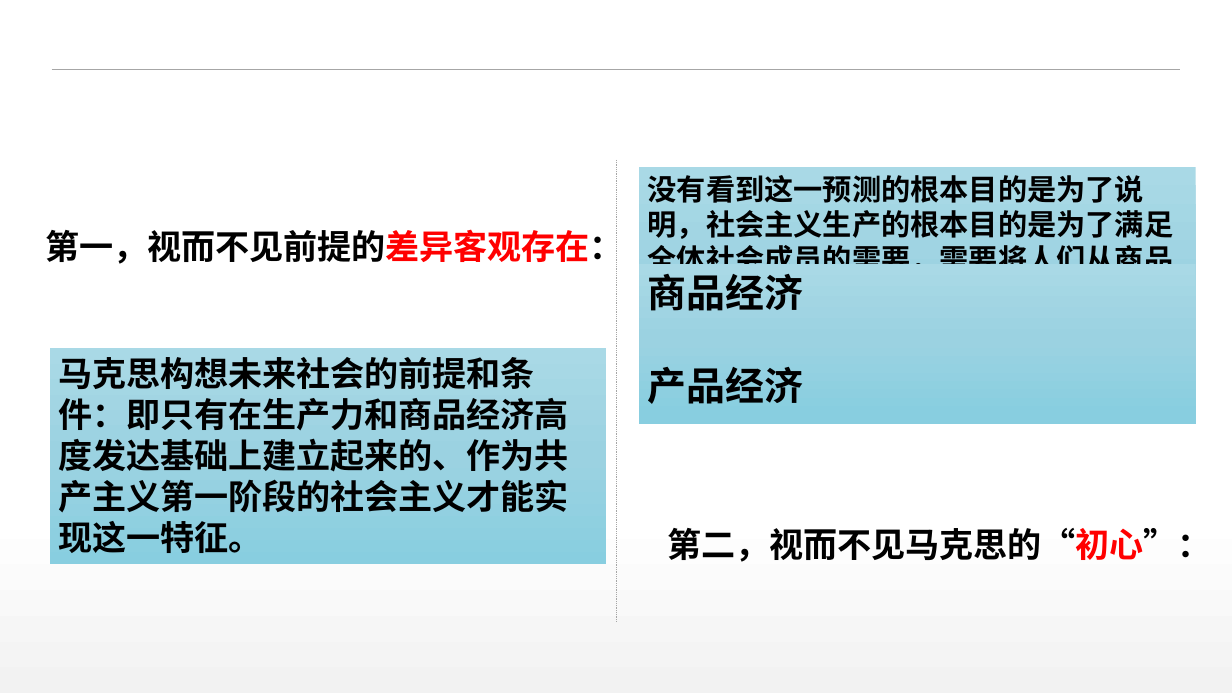
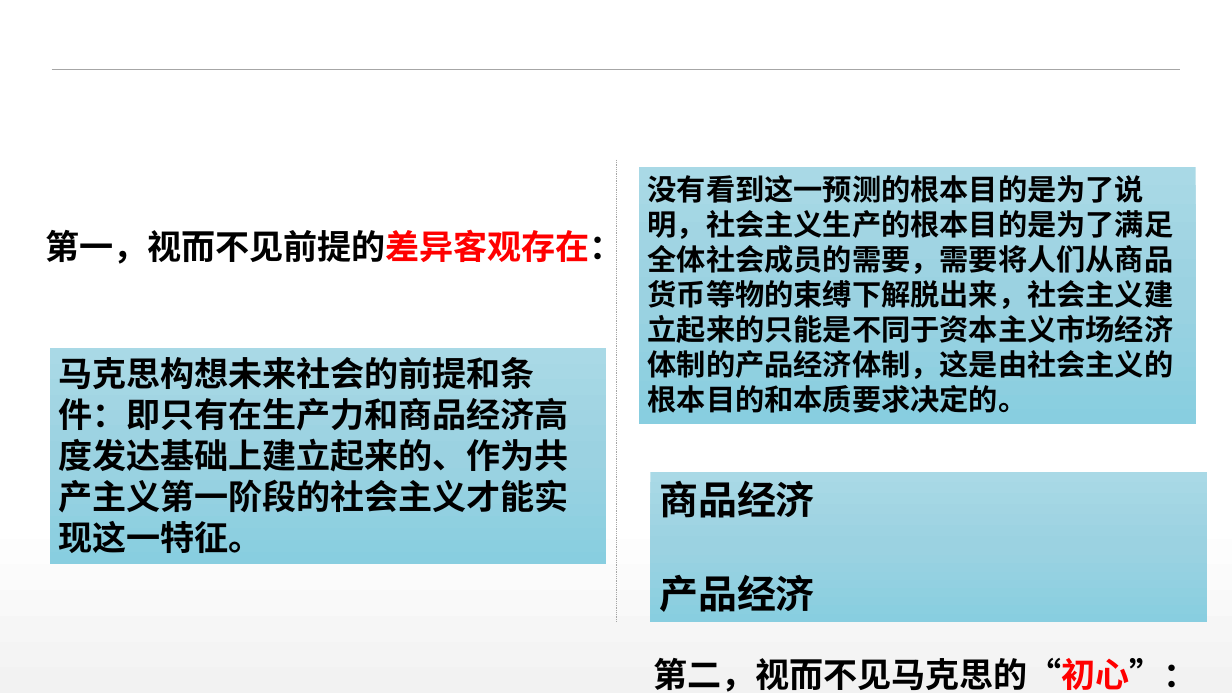
Before and after one commit to DO-MINATOR/buaa, a slide deck: slide 29 of 中特/复习ppt/刘娜娜-绪论.pptx (slide 42 before the commit). Drawn at 1232x693 pixels with LibreOffice and Linux fonts; fonts in the diff are those of the drawing. Boxes give left, top, right and bottom in pixels: in the first picture for what was removed or moved away, otherwise in the second. Text is boxed around its words. In the diff, an @@ line names an element or a change of style, - is before the commit and + after.

```diff
--- a/中特/复习ppt/刘娜娜-绪论.pptx
+++ b/中特/复习ppt/刘娜娜-绪论.pptx
@@ rectangle "商品经济": place and size @@
-rectangle "商品经济" at [639,265,1195,415]
+rectangle "商品经济" at [650,471,1207,622]
@@ text "第二，视而不见马克思的“初心”：": place and size @@
-text "第二，视而不见马克思的“初心”：" at [667,528,1211,562]
+text "第二，视而不见马克思的“初心”：" at [653,658,1197,692]
```
Also in this commit, not shown: 10 other slides changed, 15 slides removed, 1 other file.
